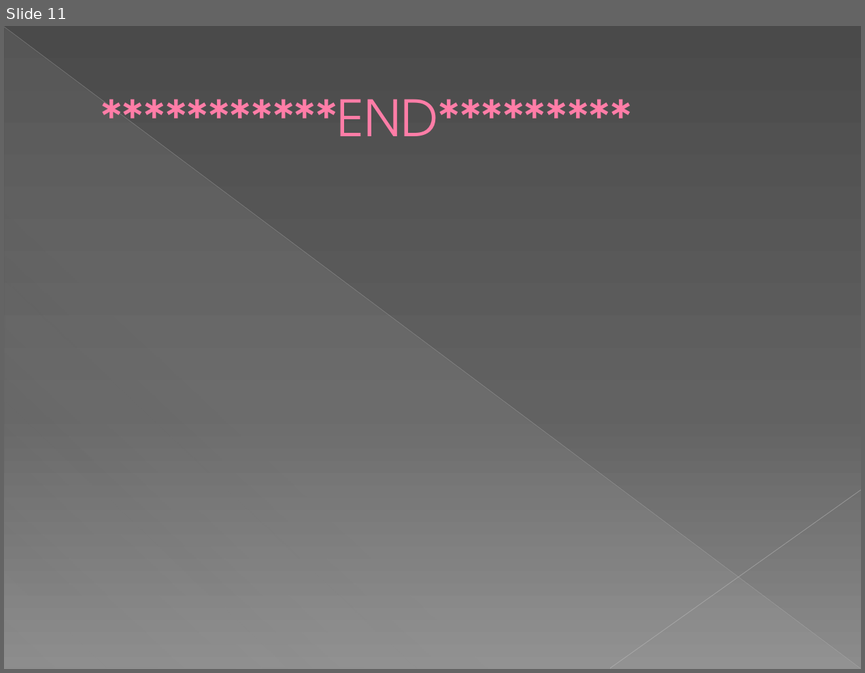
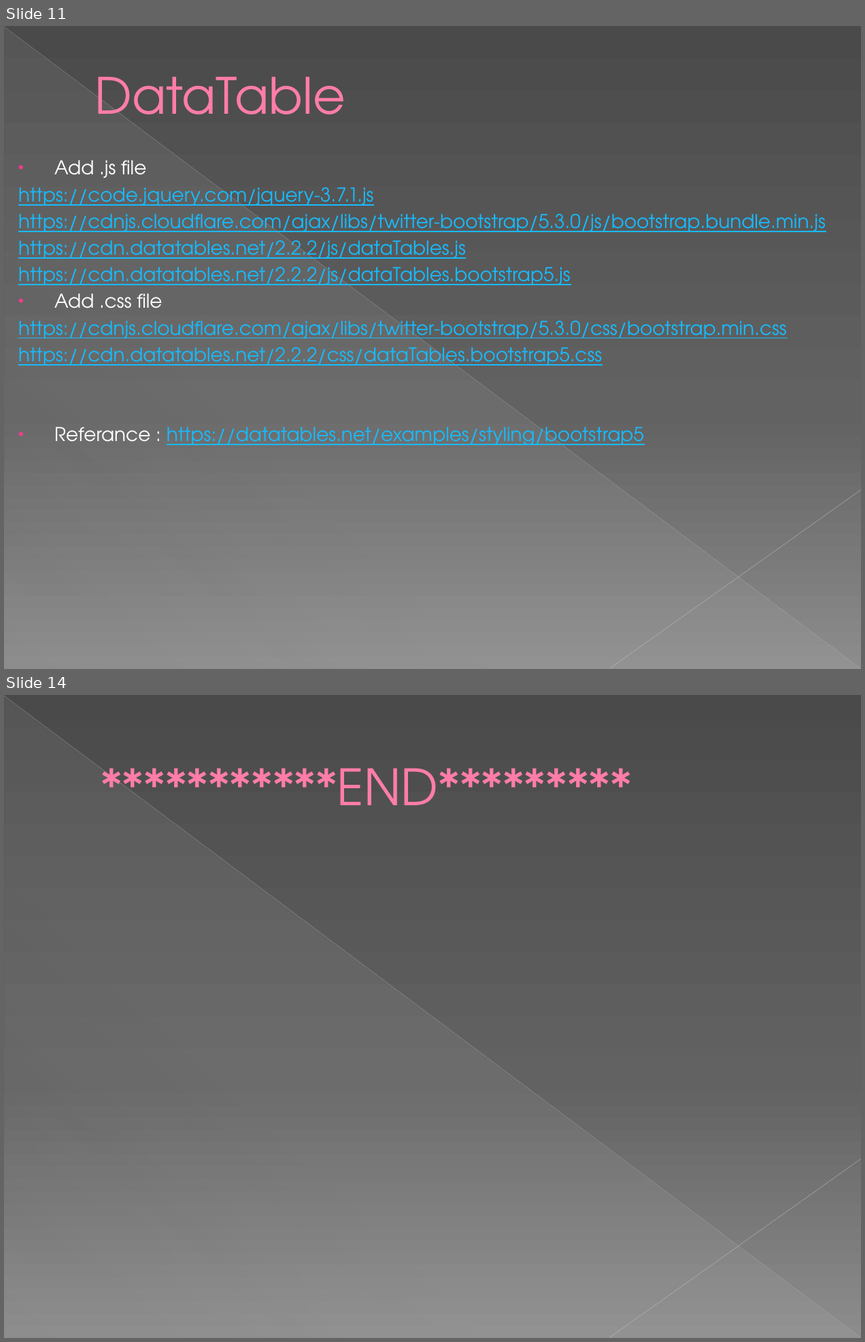
Before and after one commit to theavi/relocation_buddy, a slide deck: rlb.pptx. Shown one above the other, each under a label of ours: slide 11 before the commit, slides 11 and 14 after it; the slides between them are not shown. The pictures are 865x673 and 865x1342 pixels, drawn with LibreOffice and Linux fonts; fonts in the diff are those of the drawing. Boxes give left, top, right and bottom in pixels: in the first picture for what was removed or moved away, otherwise in the second. Text is boxed around its words. In the diff, an @@ line names an element or a change of style, - is before the commit and + after.

Commit message:
RLB-main datatable added for district

```diff
--- a/rlb.pptx
+++ b/rlb.pptx
@@ slide 11 added at (4,26,861,669), background gradient #4A4A4A to #626262 to #8C8C8C; not listed: 3 template elements that a slide beside it also shows @@
@@ title added at (95,76,346,137), 42 pt, text #FF7DA7 @@
+DataTable
@@ text added at (18,160,825,445), 16 pt, text #17BBFD, underline @@
+• Add .js file
+https://code.jquery.com/jquery-3.7.1.js
+https://cdnjs.cloudflare.com/ajax/libs/twitter-bootstrap/5.3.0/js/bootstrap.bundle.min.js
+https://cdn.datatables.net/2.2.2/js/dataTables.js
+https://cdn.datatables.net/2.2.2/js/dataTables.bootstrap5.js
+• Add .css file
+https://cdnjs.cloudflare.com/ajax/libs/twitter-bootstrap/5.3.0/css/bootstrap.min.css
+https://cdn.datatables.net/2.2.2/css/dataTables.bootstrap5.css
+• Referance : https://datatables.net/examples/styling/bootstrap5
@@ what was slide 11 is now slide 14 @@
```
Also in this commit, not shown: 2 other slides added, 3 other files.
